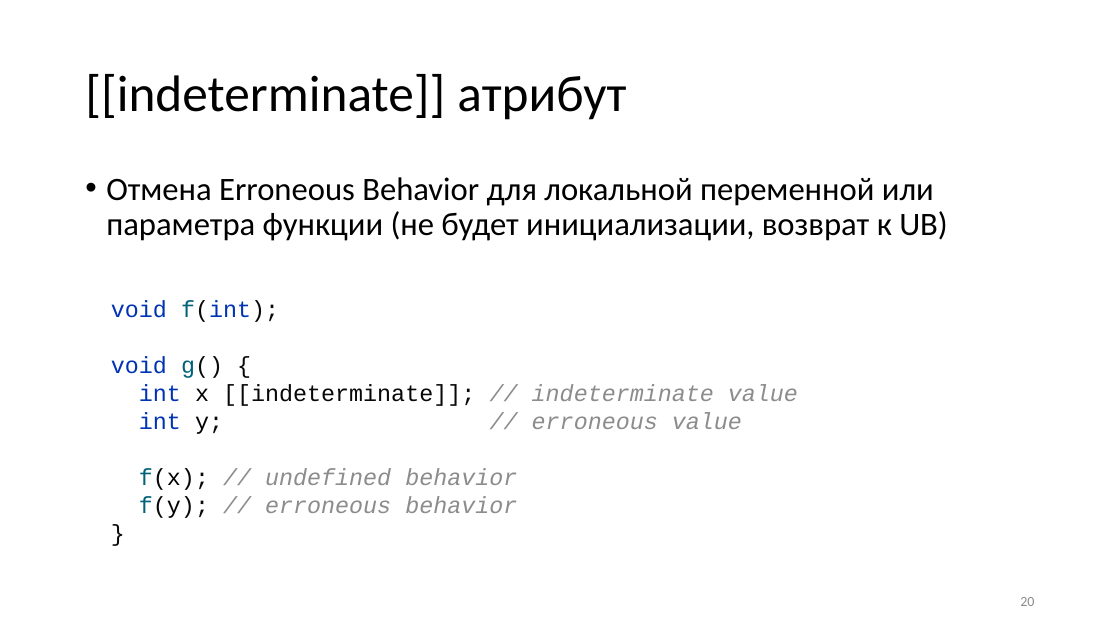
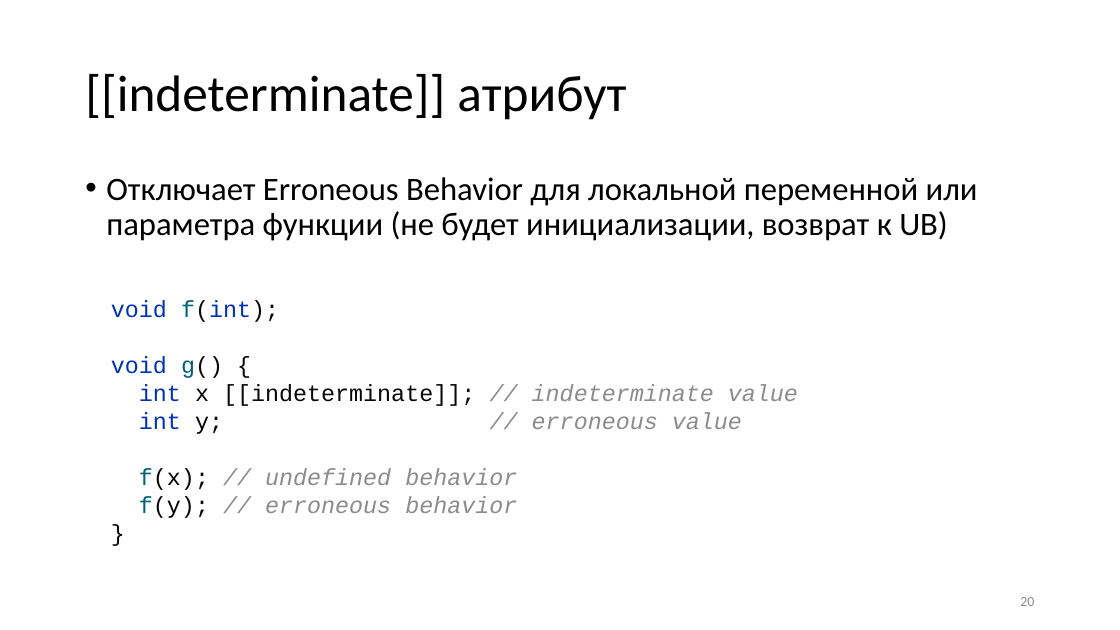
Before and after one commit to yugr/slides, a slide deck: slide 20 of CppZeroCost/2025/Rusyaev/hardening_v2.pptx. Drawn at 1120x630 pixels with LibreOffice and Linux fonts; fonts in the diff are those of the drawing. Boxes give left, top, right and bottom in pixels: in the first picture for what was removed or moved away, otherwise in the second. Text is boxed around its words. In the diff, an @@ line names an element or a change of style, - is before the commit and + after.

```diff
--- a/CppZeroCost/2025/Rusyaev/hardening_v2.pptx
+++ b/CppZeroCost/2025/Rusyaev/hardening_v2.pptx
@@ text at <box>106,177,978,241</box>: text changed @@
-• Отмена Erroneous Behavior для локальной переменной или параметра функции (не будет инициализации, возврат к UB)
+• Отключает Erroneous Behavior для локальной переменной или параметра функции (не будет инициализации, возврат к UB)
```
Also in this commit, not shown: 10 other slides changed, 2 slides removed, 1 other file.
